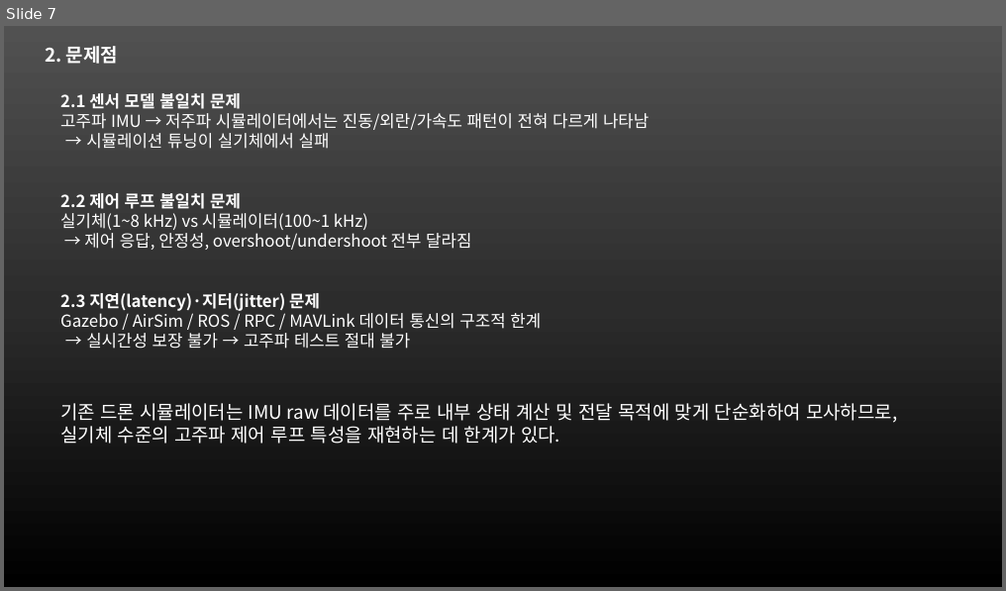
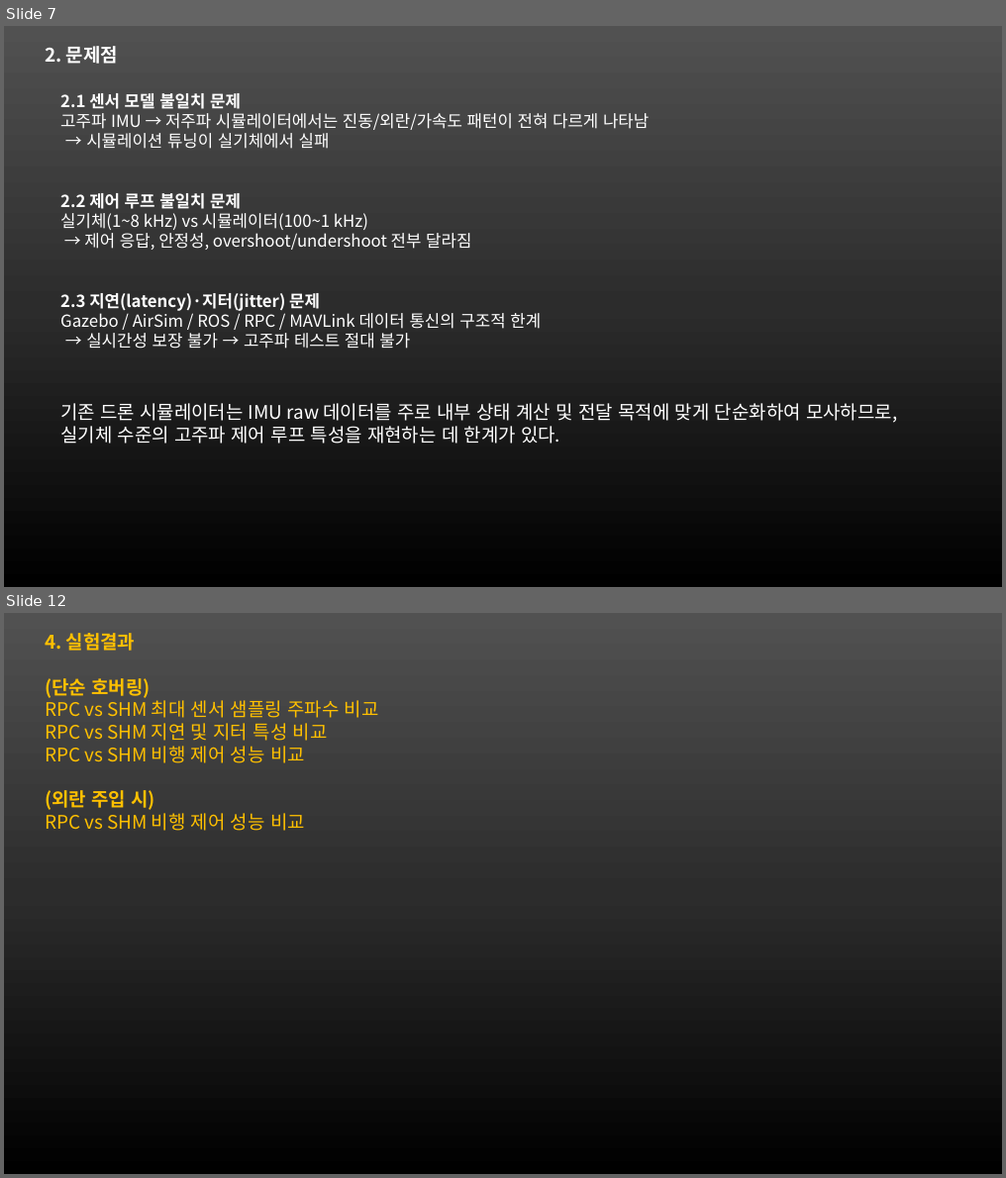
Before and after one commit to noztosky/sim25, a slide deck: x_memory/docs2/논문연구I-발표자료.pptx. Shown one above the other, each under a label of ours: slide 7 before the commit, slides 7 and 12 after it; the slides between them are not shown. The pictures are 1006x591 and 1006x1178 pixels, drawn with LibreOffice and Linux fonts; fonts in the diff are those of the drawing. Boxes give left, top, right and bottom in pixels: in the first picture for what was removed or moved away, otherwise in the second. Text is boxed around its words. In the diff, an @@ line names an element or a change of style, - is before the commit and + after.

```diff
--- a/x_memory/docs2/논문연구I-발표자료.pptx
+++ b/x_memory/docs2/논문연구I-발표자료.pptx
@@ slide 12 added at (x1=4, y1=613, x2=1002, y2=1174), background gradient #515151 to #2E2E2E to #000000 @@
@@ text added at (x1=45, y1=633, x2=379, y2=831), 18 pt, text #FFC000 @@
+4. 실험결과
+(단순 호버링)
+RPC vs SHM 최대 센서 샘플링 주파수 비교
+RPC vs SHM 지연 및 지터 특성 비교
+RPC vs SHM 비행 제어 성능 비교
+(외란 주입 시)
+RPC vs SHM 비행 제어 성능 비교
```
Also in this commit, not shown: 4 slides changed, 1 other file.
